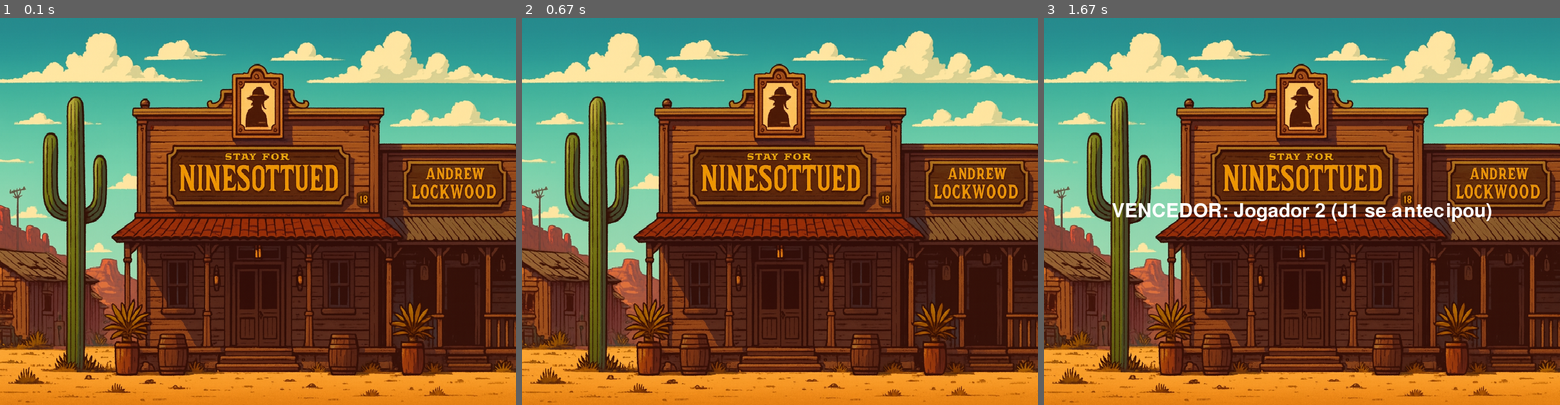
Above: before the commit, frames 1-3 (left to right).
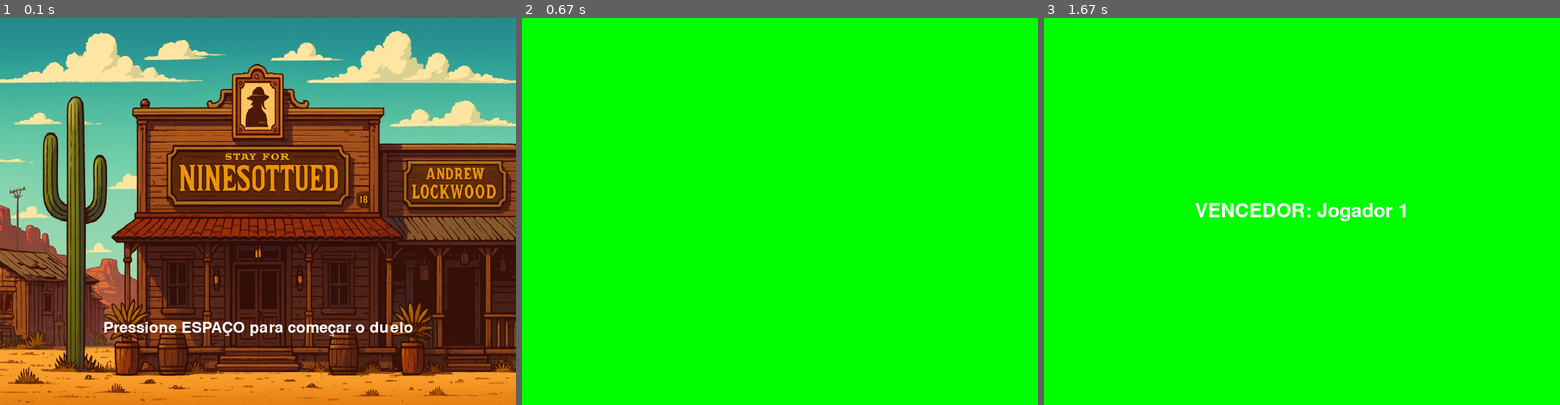
Above: after the commit, the same moments.

Repository: lukacb/Pygame---Duelo-no-Velho-Oeste
Game: pygame game, started from duelo.py
Same seed, same stepped clock (60 frames per second), same inputs: the game is played once before the commit and once after it.
Inputs:
- Up to frame 1 (0.1 s): no input
- Up to frame 2 (0.67 s): tap Space at 0.33 s
- Up to frame 3 (1.67 s): tap A at 0.67 s

The runs differ from the first frame. In frame 1, 0.8% of the frame differs, in the area x 20-80%, y 78-83%; in frame 2, 100%, in the area x 0-100%, y 0-100%; in frame 3, 100%.

Commit message:
tela inicial 2.0

Diff:
--- a/duelo.py
+++ b/duelo.py
@@ -10,60 +10,59 @@
 largura_tela = 800
 altura_tela = 600
 
-tela = pygame.display.set_mode((largura_tela, altura_tela)) #Superficie principal onde tudo será desenhado
+tela = pygame.display.set_mode((largura_tela, altura_tela))
 pygame.display.set_caption("Duelo no Velho-Oeste")
 
 # --- 4. Constantes de Cor (R, G, B) ---
 PRETO = (0, 0, 0)
 BRANCO = (255, 255, 255)
-CINZA_FUNDO = (100, 100, 100)
-VERDE = (0,255,0)
+VERDE = (0, 255, 0)
 
 # --- 5. Variáveis Principais do Jogo ---
 jogador1_rect = pygame.Rect(350, 480, 50, 100)
 jogador2_rect = pygame.Rect(400, 480, 50, 100)
 velocidade = 1
-estado_jogo = "ANDANDO"
+estado_jogo = "INICIO"
 vencedor = None
-fonte_vencedor = pygame.font.Font(None,45)
-tempo_sinal = random.uniform(3.0,5.0)
-print(f"Tempo sorteado: {tempo_sinal} segundos")
 
+fonte_vencedor = pygame.font.Font(None, 45)
+fonte_inicio = pygame.font.Font(None, 36)  # menor agora
+
+sinal_ativo = False
 tempo_inicio_espera = 0
-sinal_ativo = False
 
+# --- 6. Imagens ---
 fundo_img_original = pygame.image.load("fundooestenovo.png").convert()
 fundo_img = pygame.transform.scale(fundo_img_original, (largura_tela, altura_tela))
 
 cowboybase = pygame.image.load("cowboy1.png").convert_alpha()
-tamanhojogador = cowboybase.get_size()
 jogador1_img = cowboybase
 jogador2_img = pygame.transform.flip(cowboybase, True, False)
-pos_y = 250
-poxx_jogador1 = 350
-posx_jogador2 = 400
 
-
-
-
-
+# --- 7. Relógio ---
 clock = pygame.time.Clock()
 
+# --- 8. Loop Principal ---
 rodando = True
 while rodando:
-    # --- 6a. Processamento de Eventos (Inputs do Usuário) ---
     for event in pygame.event.get():
-
         if event.type == pygame.QUIT:
             rodando = False
 
-        if event.type == pygame.KEYDOWN:
+        # --- Tela inicial ---
+        if estado_jogo == "INICIO":
+            if event.type == pygame.KEYDOWN and event.key == pygame.K_SPACE:
+                estado_jogo = "ANDANDO"
+                print("Jogo iniciado! Os cowboys estão andando...")
+
+        # --- Durante o jogo ---
+        elif event.type == pygame.KEYDOWN:
             if estado_jogo == "SINAL" and vencedor is None:
-                if event.key == pygame.K_a: # Tecla 'a'
+                if event.key == pygame.K_a:
                     print("JOGADOR 1 VENCEU!")
                     vencedor = "Jogador 1"
                     estado_jogo = "FIM"
-                if event.key == pygame.K_l: # Tecla 'l'
+                if event.key == pygame.K_l:
                     print("JOGADOR 2 VENCEU!")
                     vencedor = "Jogador 2"
                     estado_jogo = "FIM"
@@ -78,41 +77,38 @@
                     vencedor = "Jogador 1 (J2 se antecipou)"
                     estado_jogo = "FIM"
 
-    # --- 6b. Lógica do Jogo (Atualização de Variáveis) ---
-
+    # --- Atualização da lógica ---
     if estado_jogo == "ANDANDO":
-        jogador1_rect.x = jogador1_rect.x + velocidade
-        jogador2_rect.x = jogador2_rect.x - velocidade
+        jogador1_rect.x += velocidade
+        jogador2_rect.x -= velocidade
+        # Quando ambos chegam na posição correta, o sinal aparece imediatamente
         if jogador1_rect.left > 100 and jogador2_rect.right < 700:
-            print("Parados! Esperando o sinal...")
-            estado_jogo = "ESPERANDO"
-            tempo_inicio_espera = pygame.time.get_ticks()
-    elif estado_jogo == "ESPERANDO":
-        tempo_agora = pygame.time.get_ticks()
-        tempo_passados_ms = tempo_agora - tempo_inicio_espera
-        tempo_sinal_ms = tempo_sinal * 1000
-        if tempo_passados_ms > tempo_sinal_ms:
-            print("SINAL VERDE!")
+            print("SINAL VERDE! Duelo começou!")
             estado_jogo = "SINAL"
             sinal_ativo = True
 
-    if sinal_ativo == True:
-        tela.fill(VERDE)
+    # --- Desenho na tela ---
+    if estado_jogo == "INICIO":
+        tela.blit(fundo_img, (0, 0))
+        texto_inicio = fonte_inicio.render("Pressione ESPAÇO para começar o duelo", True, BRANCO)
+        texto_rect = texto_inicio.get_rect(center=(largura_tela / 2, altura_tela / 2 + 180))
+        tela.blit(texto_inicio, texto_rect)
+
     else:
-        tela.blit(fundo_img, (0,0))
-    tela.blit(jogador1_img, jogador1_rect)
-    tela.blit(jogador2_img, jogador2_rect)
+        if sinal_ativo:
+            tela.fill(VERDE)
+        else:
+            tela.blit(fundo_img, (0, 0))
 
-    if estado_jogo == "FIM":
-        texto_surface = fonte_vencedor.render(f"VENCEDOR: {vencedor}", True, BRANCO)
-        texto_rect = texto_surface.get_rect(center=(largura_tela/2,altura_tela/2))
-        tela.blit(texto_surface, texto_rect)
+        tela.blit(jogador1_img, jogador1_rect)
+        tela.blit(jogador2_img, jogador2_rect)
+
+        if estado_jogo == "FIM":
+            texto_surface = fonte_vencedor.render(f"VENCEDOR: {vencedor}", True, BRANCO)
+            texto_rect = texto_surface.get_rect(center=(largura_tela / 2, altura_tela / 2))
+            tela.blit(texto_surface, texto_rect)
 
     pygame.display.flip()
-
     clock.tick(60)
 
-
-
-
 pygame.quit()
